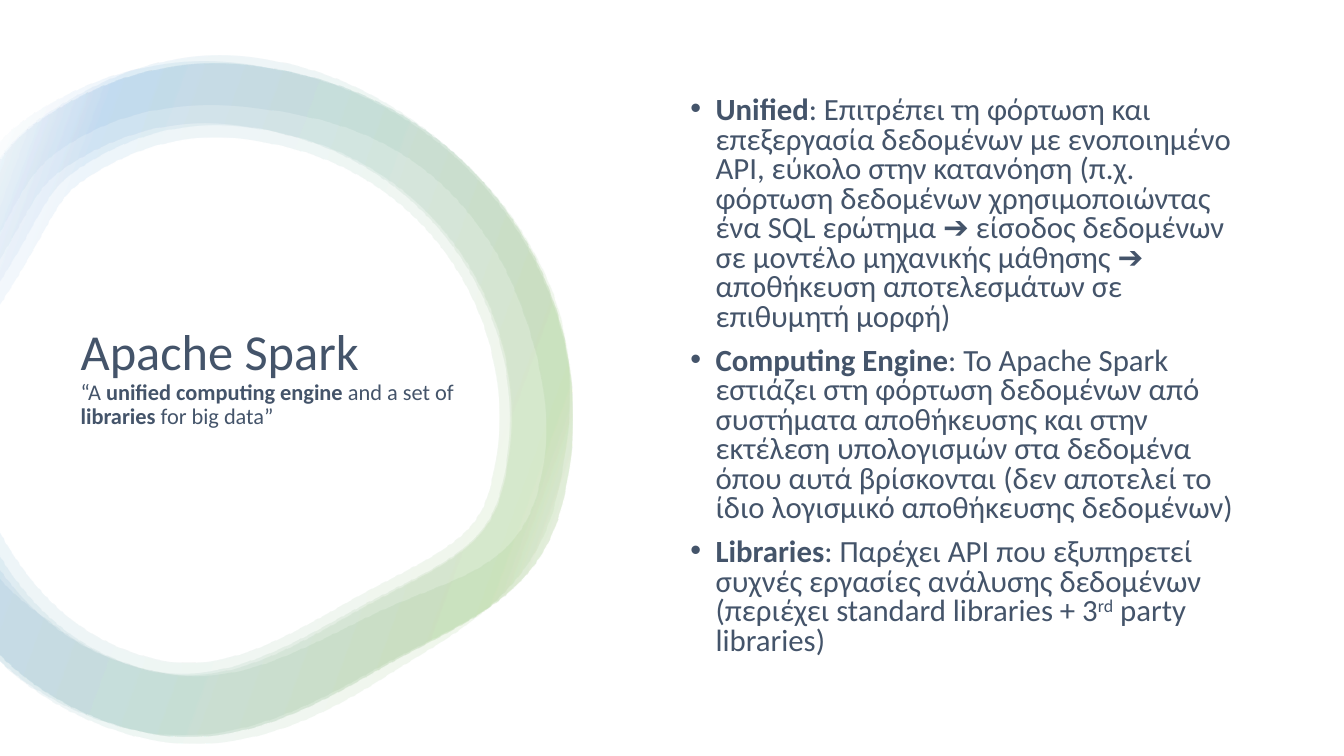
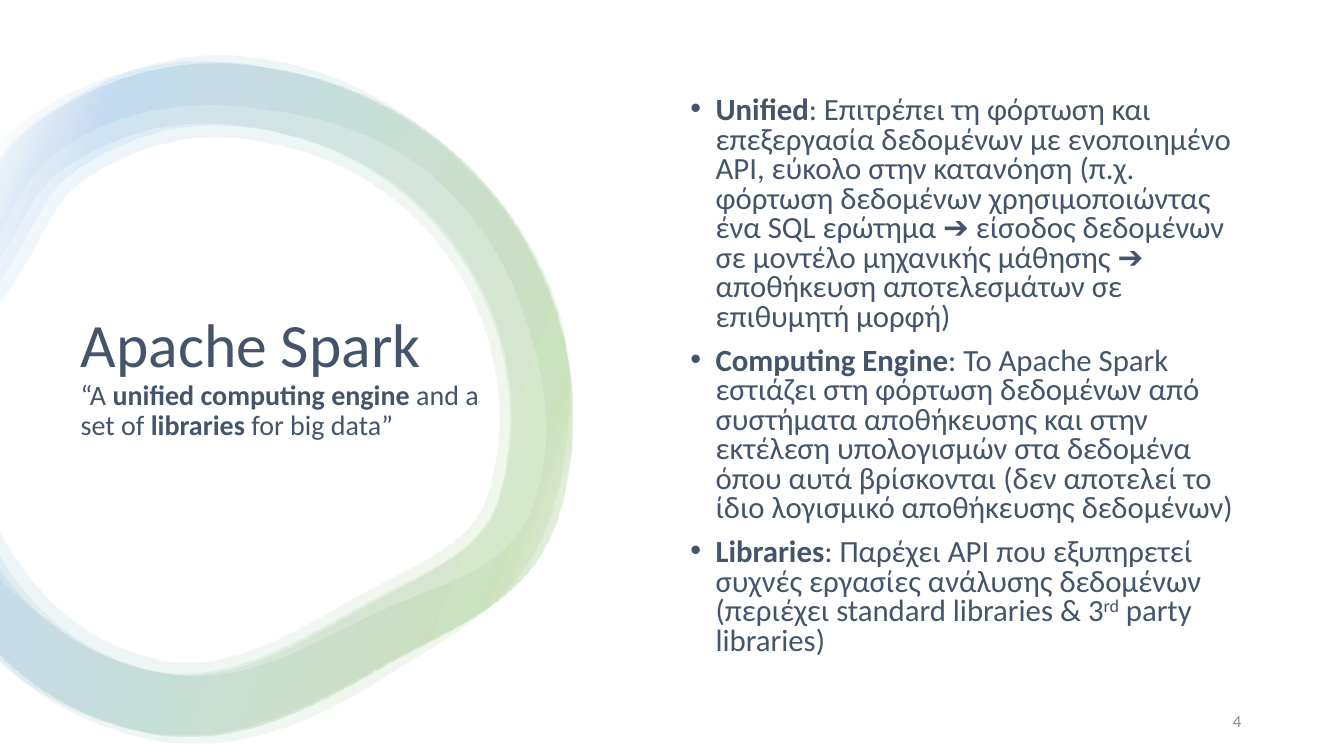
Before and after one commit to chgogos/big_data, a slide deck: slide 4 of 04. Apache Spark.pptx. Drawn at 1344x756 pixels with LibreOffice and Linux fonts; fonts in the diff are those of the drawing. Boxes give left, top, right and bottom in pixels: in the first picture for what was removed or moved away, otherwise in the second. Text is boxed around its words. In the diff, an @@ line names an element or a change of style, - is before the commit and + after.

Commit message:
spark

```diff
--- a/04. Apache Spark.pptx
+++ b/04. Apache Spark.pptx
@@ title "Apache Spark “A unified computing ..." at (81,324,478,440): size 36 to 44 pt in "Apache Spark"; size 16 to 20 pt in "“A unified computing engine and a set ..." @@
@@ text at (716,540,1202,655): text changed @@
-• Libraries: Παρέχει API που εξυπηρετεί συχνές εργασίες ανάλυσης δεδομένων (περιέχει standard libraries + 3rd party libraries)
+• Libraries: Παρέχει API που εξυπηρετεί συχνές εργασίες ανάλυσης δεδομένων (περιέχει standard libraries & 3rd party libraries)
@@ page number added at (1233,716,1241,727), 12 pt, text #8C8C8C @@
+4
```
Also in this commit, not shown: 4 other slides changed, 5 other files.
